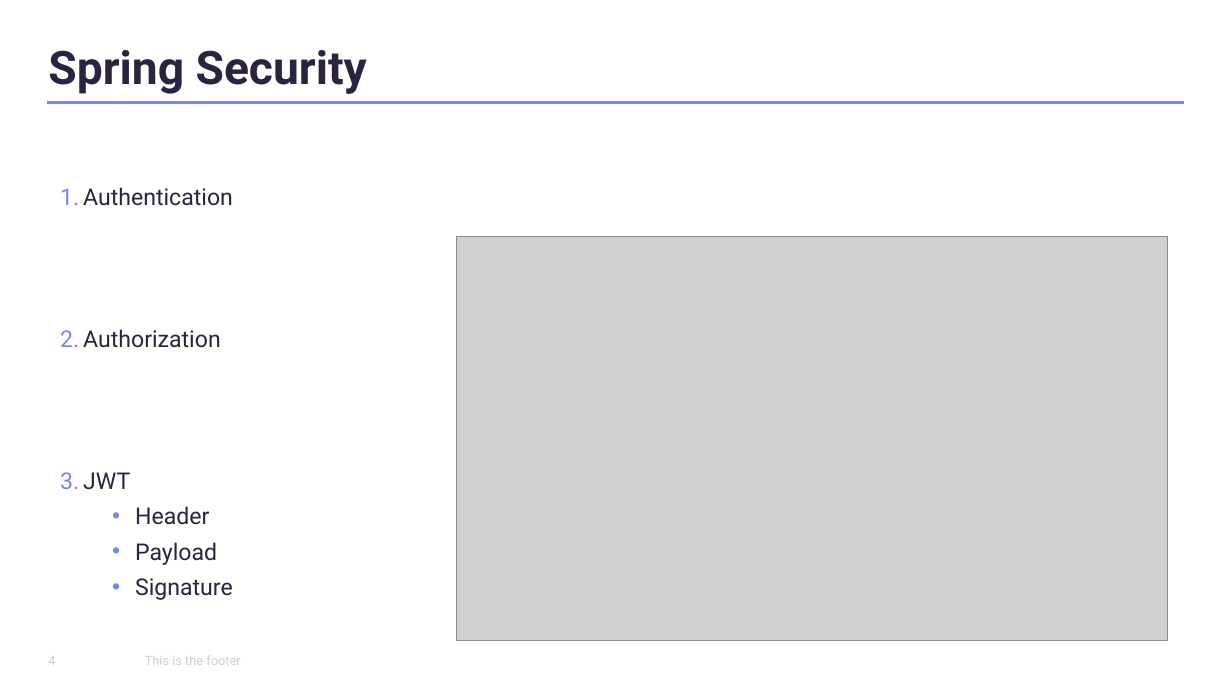
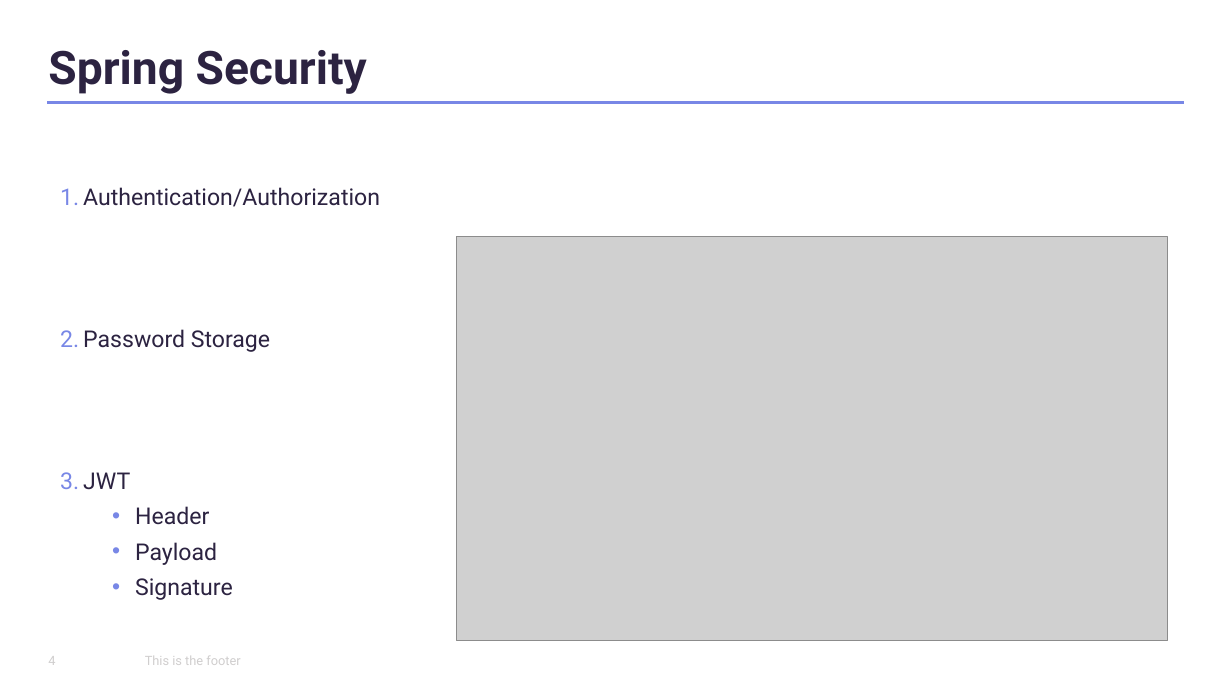
Before and after one commit to Jorixbg/FlutterSec, a slide deck: slide 4 of Presentation/flutter.pptx. Drawn at 1232x693 pixels with LibreOffice and Linux fonts; fonts in the diff are those of the drawing; grey boxes stand for pictures. Boxes give left, top, right and bottom in pixels: in the first picture for what was removed or moved away, otherwise in the second. Text is boxed around its words. In the diff, an @@ line names an element or a change of style, - is before the commit and + after.

```diff
--- a/Presentation/flutter.pptx
+++ b/Presentation/flutter.pptx
@@ text at (83, 187, 380, 352): text changed @@
-1. Authentication
-2. Authorization
+1. Authentication/Authorization
+2. Password Storage
```
